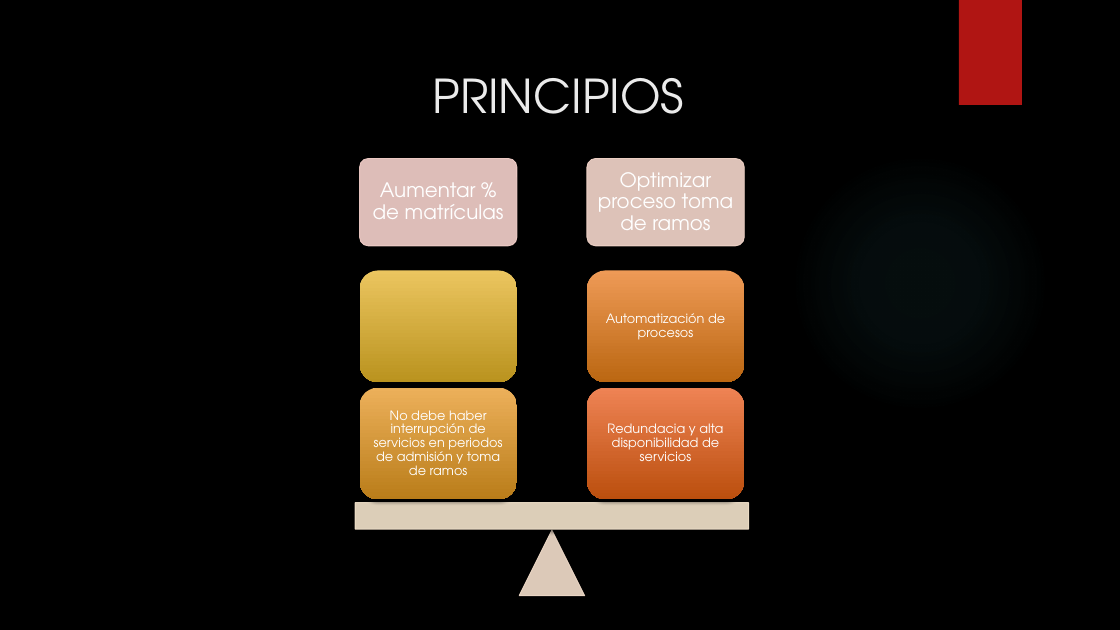
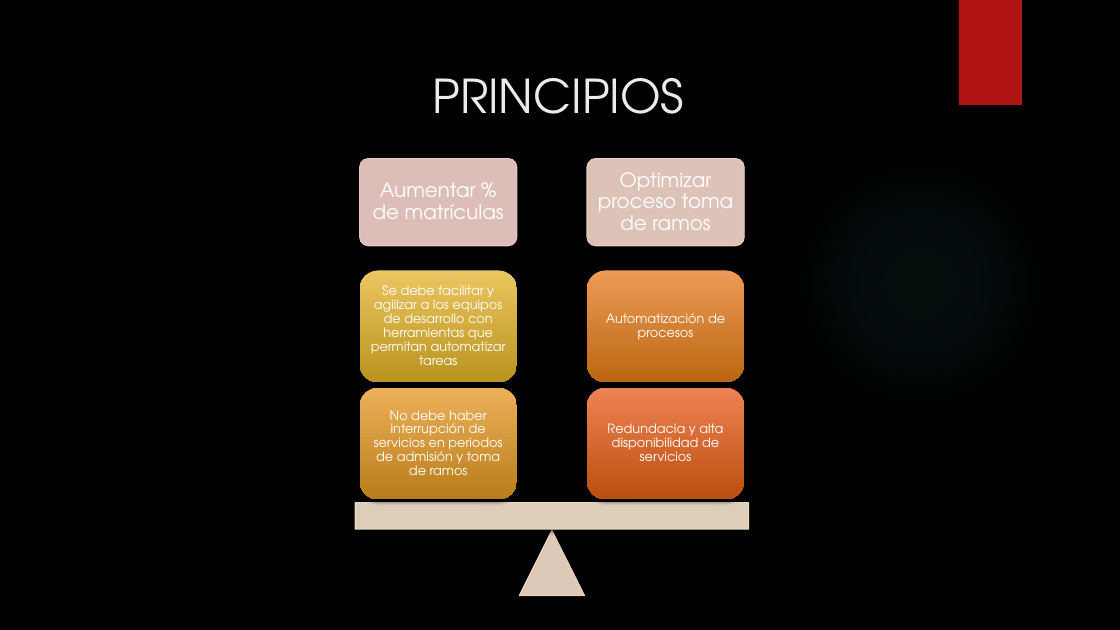
Before and after one commit to Dannygit86/Integracion, a slide deck: slide 5 of PPT_DevOps.pptx. Drawn at 1120x630 pixels with LibreOffice and Linux fonts; fonts in the diff are those of the drawing; background and template pictures are left out. Boxes give left, top, right and bottom in pixels: in the first picture for what was removed or moved away, otherwise in the second. Text is boxed around its words. In the diff, an @@ line names an element or a change of style, - is before the commit and + after.

```diff
--- a/PPT_DevOps.pptx
+++ b/PPT_DevOps.pptx
@@ text added at [371,285,506,365], 11 pt, text #FFFFFF @@
+Se debe facilitar y agilizar a los equipos de desarrollo con herramientas que permitan automatizar tareas
```
Also in this commit, not shown: 3 slides added.
